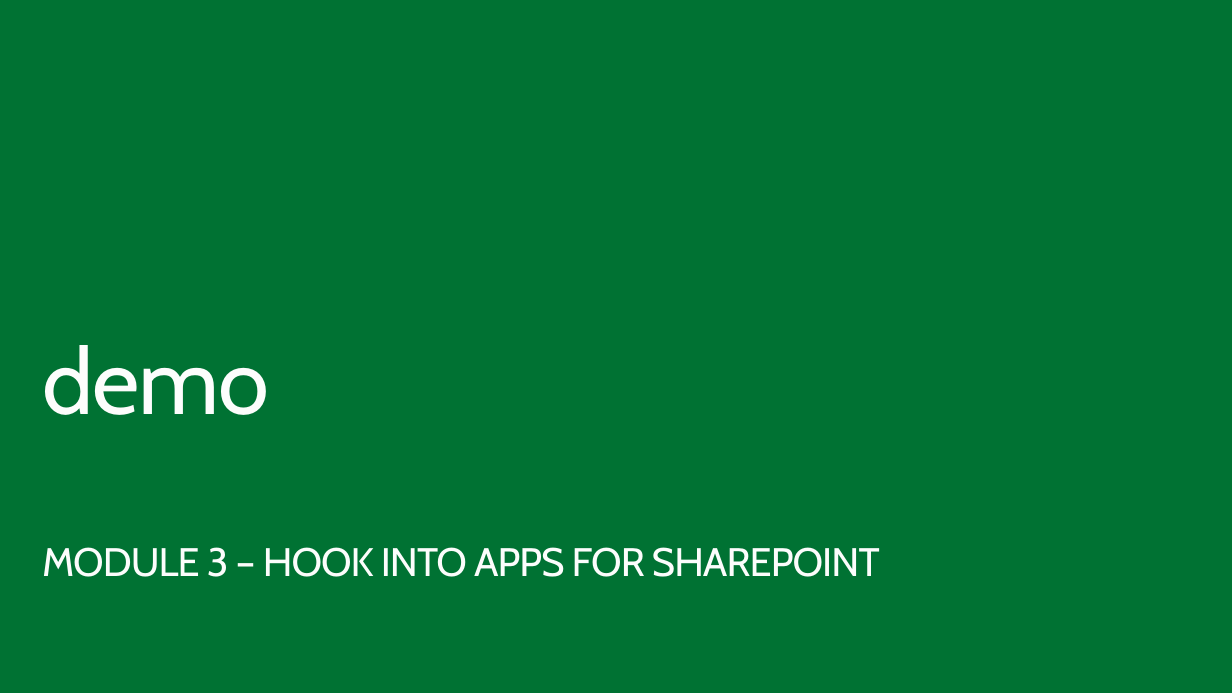
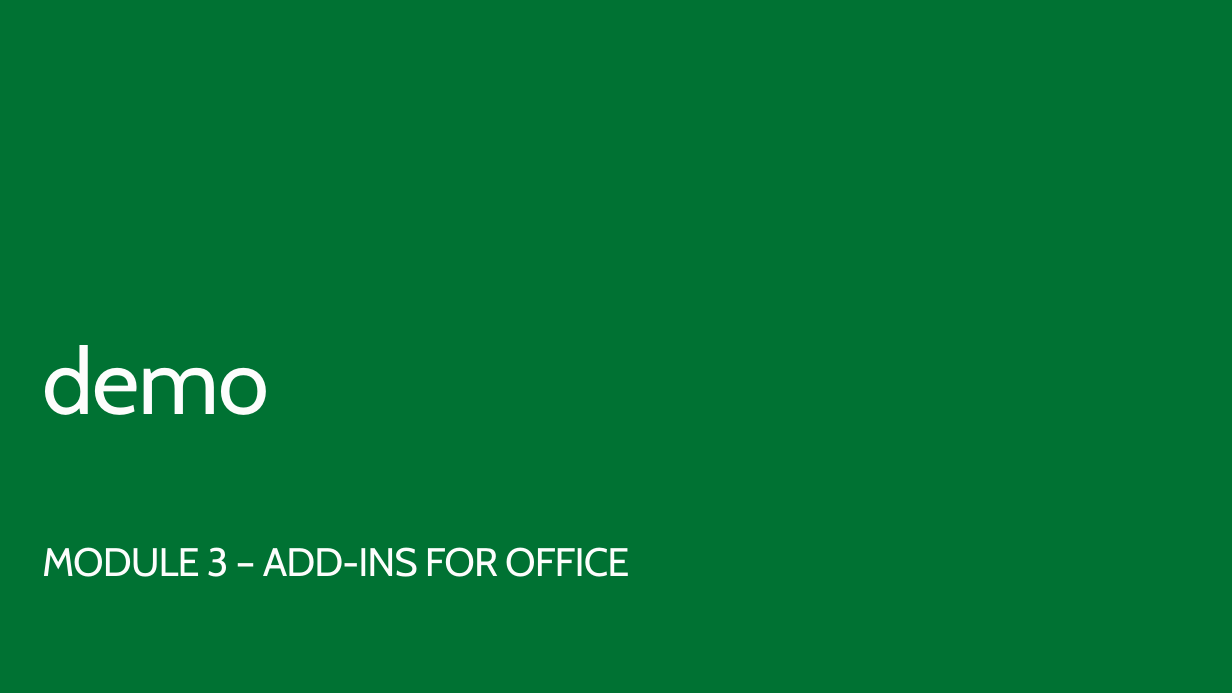
Before and after one commit to stinethebean/O365CampDTW, a slide deck: slide 28 of 01.Introduction to the Day/Introduction to the Day.pptx. Drawn at 1232x693 pixels with LibreOffice and Linux fonts; fonts in the diff are those of the drawing. Boxes give left, top, right and bottom in pixels: in the first picture for what was removed or moved away, otherwise in the second. Text is boxed around its words. In the diff, an @@ line names an element or a change of style, - is before the commit and + after.

```diff
--- a/01.Introduction to the Day/Introduction to the Day.pptx
+++ b/01.Introduction to the Day/Introduction to the Day.pptx
@@ subtitle at [42,547,629,577]: text changed @@
-MODULE 3 – HOOK INTO APPS FOR SHAREPOINT
+MODULE 3 – ADD-INS FOR OFFICE
```
Also in this commit, not shown: 7 other slides changed, 14 other files.
